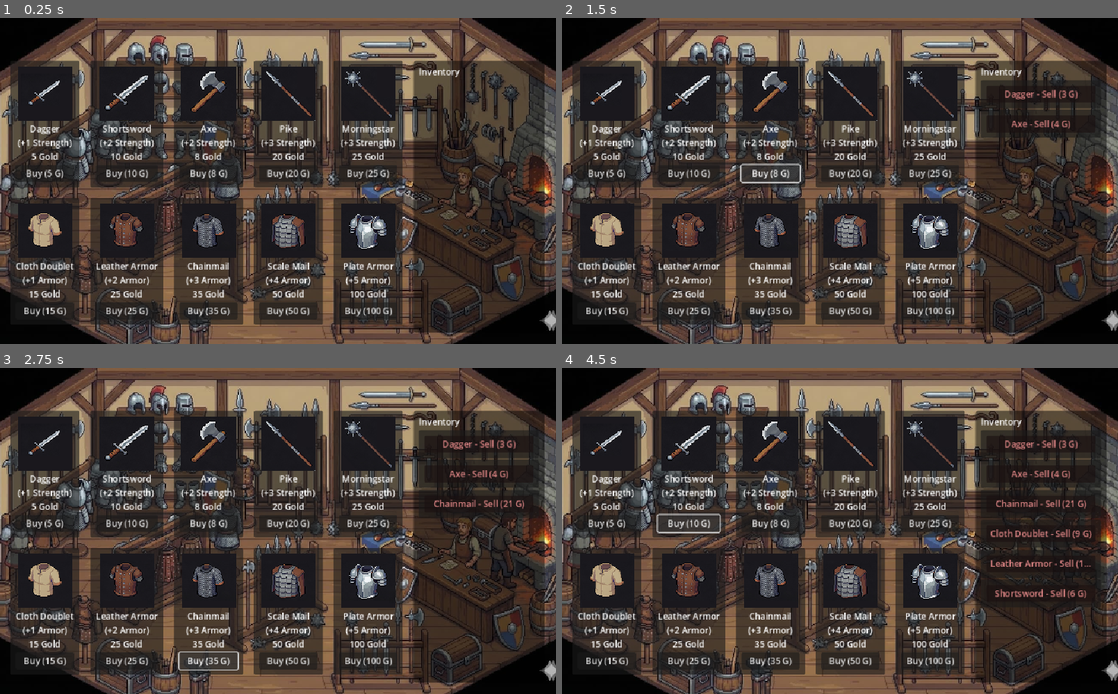
Above: before the commit, frames 1-4 (two rows, left to right).
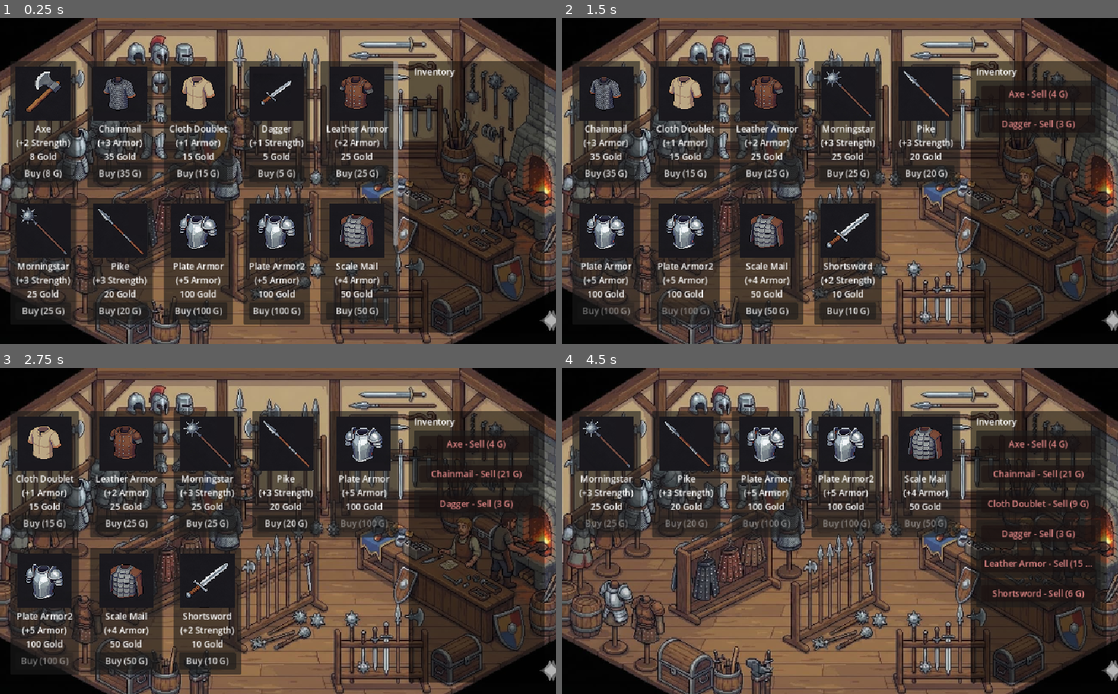
Above: after the commit, the same moments.

Repository: Plata101/Arena-In-Luskan-Godot
Game: Godot game, scene res://scenes/armory.tscn
Two runs of this game, one before a commit and one after it. Both use one fixed random seed, a clock stepped at 60 frames per second and the inputs below. This scene is started directly instead of the project's main scene. The engine's default icon, where the game draws it, is replaced by a stand-in: a white triangle on a blue panel in a dark square.
Inputs:
- Up to frame 1 (0.25 s): no input
- Up to frame 2 (1.5 s): click "Buy (5 G)" at 0.5 s; click "Buy (8 G)" at 1.25 s
- Up to frame 3 (2.75 s): click "Buy (35 G)" at 2 s
- Up to frame 4 (4.5 s): click "Buy (15 G)" at 2.75 s; click "Buy (25 G)" at 3.5 s; click "Buy (10 G)" at 4.25 s

The runs differ from the first frame. In frame 1, 23% of the frame differs, in the area x 2-95%, y 13-97%; in frame 2, 18%; in frame 3, 19%; in frame 4, 31%, in the area x 1-97%, y 13-97%.

Commit message:
Armory Inventory Scroll

Diff:
--- a/scenes/armory.tscn
+++ b/scenes/armory.tscn
@@ -60,7 +60,12 @@
 size_flags_vertical = 3
 theme_override_constants/separation = 20
 
-[node name="GridContainer" type="GridContainer" parent="MarginContainer/VBoxContainer/MainContent"]
+[node name="ScrollContainer" type="ScrollContainer" parent="MarginContainer/VBoxContainer/MainContent"]
+layout_mode = 2
+size_flags_horizontal = 3
+horizontal_scroll_mode = 0
+
+[node name="GridContainer" type="GridContainer" parent="MarginContainer/VBoxContainer/MainContent/ScrollContainer"]
 unique_name_in_owner = true
 layout_mode = 2
 size_flags_horizontal = 3
@@ -70,8 +75,9 @@
 columns = 5
 
 [node name="PanelContainer" type="PanelContainer" parent="MarginContainer/VBoxContainer/MainContent"]
+clip_contents = true
+custom_minimum_size = Vector2(250, 0)
 layout_mode = 2
-size_flags_horizontal = 3
 theme_override_styles/panel = SubResource("StyleBoxFlat_48su1")
 
 [node name="InventoryContainer" type="VBoxContainer" parent="MarginContainer/VBoxContainer/MainContent/PanelContainer"]
@@ -83,6 +89,13 @@
 layout_mode = 2
 text = "Inventory"
 
-[node name="InventoryGrid" type="GridContainer" parent="MarginContainer/VBoxContainer/MainContent/PanelContainer/InventoryContainer"]
+[node name="ScrollContainer" type="ScrollContainer" parent="MarginContainer/VBoxContainer/MainContent/PanelContainer/InventoryContainer"]
+layout_mode = 2
+size_flags_vertical = 3
+horizontal_scroll_mode = 0
+
+[node name="InventoryGrid" type="GridContainer" parent="MarginContainer/VBoxContainer/MainContent/PanelContainer/InventoryContainer/ScrollContainer"]
 unique_name_in_owner = true
 layout_mode = 2
+size_flags_horizontal = 3
+size_flags_vertical = 3
--- a/scripts/Armory.gd
+++ b/scripts/Armory.gd
@@ -1,74 +1,55 @@
 extends Control
 
-# UI Referenzen
 @onready var gridContainer = %GridContainer
 @onready var inventoryGrid = %InventoryGrid
 @onready var blackOverlay = %BlackOverlay
 
-# Vorlage laden
 var shopItemScene = preload("res://scenes/shop_item.tscn")
 
-# Variable um zu merken, wie voll das Inventar ist (für Updates)
 var currentInventorySize = 0
-
-# Daten-Liste
-var shopInventory = [
-	# --- WAFFEN ---
-	{"name": "Dagger", "type": "Strength", "bonus": 1, "price": 5, "icon": "res://assets/sprites/dagger.png"},
-	{"name": "Shortsword", "type": "Strength", "bonus": 2, "price": 10, "icon": "res://assets/sprites/sword.png"},
-	{"name": "Axe", "type": "Strength", "bonus": 2, "price": 8, "icon": "res://assets/sprites/axe.png"},
-	{"name": "Pike", "type": "Strength", "bonus": 3, "price": 20, "icon": "res://assets/sprites/pike.png"},
-	{"name": "Morningstar", "type": "Strength", "bonus": 3, "price": 25, "icon": "res://assets/sprites/morningstar.png"},
-
-	# --- ARMOR ---
-	{"name": "Cloth Doublet", "type": "Armor", "bonus": 1, "price": 15, "icon": "res://assets/sprites/studded.png"},
-	{"name": "Leather Armor", "type": "Armor", "bonus": 2, "price": 25, "icon": "res://assets/sprites/leather.png"},
-	{"name": "Chainmail", "type": "Armor", "bonus": 3, "price": 35, "icon": "res://assets/sprites/chain.png"},
-	{"name": "Scale Mail", "type": "Armor", "bonus": 4, "price": 50, "icon": "res://assets/sprites/scale.png"},
-	{"name": "Plate Armor", "type": "Armor", "bonus": 5, "price": 100, "icon": "res://assets/sprites/plate.png"}
-]
+var currentShopSize = 0 # NEU: Größe des Shops merken
 
 func _ready():
-	update_ui()
-	generate_shop_items()
-	update_inventory_view() # NEU: Initiales Laden des Inventars
+	update_shop_view() # <--- Geändert
+	update_inventory_view()
 
 func update_ui():
-
-	# Alle items im Shop aktualisieren (Buttons disablen wenn zu teuer)
 	var allItems = gridContainer.get_children()
-
 	for item in allItems:
 		if item.has_method("check_affordability"):
 			item.check_affordability()
 
-func generate_shop_items():
-	for itemData in shopInventory:
+# NEUE FUNKTION: Baut den Shop komplett auf
+func update_shop_view():
+	# 1. Alte Shop-UI löschen
+	for child in gridContainer.get_children():
+		child.queue_free()
+
+	# 2. Aus GameManager neu laden
+	for itemData in GameManager.shop_inventory:
 		var newItem = shopItemScene.instantiate()
 		gridContainer.add_child(newItem)
-
-		# WICHTIG: false übergeben für Shop-Modus (Kaufen)
 		newItem.set_item_data(itemData, false)
 
-# NEU: Diese Funktion kümmert sich um die rechte Seite (Inventar)
+	currentShopSize = GameManager.shop_inventory.size()
+	update_ui() # Checkt, ob wir genug Geld haben
+
 func update_inventory_view():
-	# 1. Altes Inventar UI löschen (aufräumen)
 	for child in inventoryGrid.get_children():
 		child.queue_free()
 
-	# 2. Neues Inventar basierend auf GameManager aufbauen
 	for itemData in GameManager.inventory:
 		var newItem = shopItemScene.instantiate()
 		inventoryGrid.add_child(newItem)
-
-		# WICHTIG: true übergeben für Inventar-Modus (Verkaufen)
 		newItem.set_item_data(itemData, true)
 
-	# Größe merken, damit wir im _process wissen, wann sich was geändert hat
 	currentInventorySize = GameManager.inventory.size()
 
 func _process(delta):
-
-	# NEU: Update Inventory Anzeige (wenn Items gekauft/verkauft wurden)
+	# Update Inventar (wenn Items gekauft/verkauft wurden)
 	if GameManager.inventory.size() != currentInventorySize:
 		update_inventory_view()
+
+	# NEU: Update Shop (wenn Items aus dem Shop verschwinden/auftauchen)
+	if GameManager.shop_inventory.size() != currentShopSize:
+		update_shop_view()
--- a/scripts/GameManager.gd
+++ b/scripts/GameManager.gd
@@ -30,6 +30,24 @@
 
 # Inventory
 
+var shop_inventory: Array = [
+	# --- WAFFEN ---
+	{"name": "Dagger", "type": "Strength", "bonus": 1, "price": 5, "icon": "res://assets/sprites/dagger.png"},
+	{"name": "Shortsword", "type": "Strength", "bonus": 2, "price": 10, "icon": "res://assets/sprites/sword.png"},
+	{"name": "Axe", "type": "Strength", "bonus": 2, "price": 8, "icon": "res://assets/sprites/axe.png"},
+	{"name": "Pike", "type": "Strength", "bonus": 3, "price": 20, "icon": "res://assets/sprites/pike.png"},
+	{"name": "Morningstar", "type": "Strength", "bonus": 3, "price": 25, "icon": "res://assets/sprites/morningstar.png"},
+
+	# --- ARMOR ---
+	{"name": "Cloth Doublet", "type": "Armor", "bonus": 1, "price": 15, "icon": "res://assets/sprites/studded.png"},
+	{"name": "Leather Armor", "type": "Armor", "bonus": 2, "price": 25, "icon": "res://assets/sprites/leather.png"},
+	{"name": "Chainmail", "type": "Armor", "bonus": 3, "price": 35, "icon": "res://assets/sprites/chain.png"},
+	{"name": "Scale Mail", "type": "Armor", "bonus": 4, "price": 50, "icon": "res://assets/sprites/scale.png"},
+	{"name": "Plate Armor", "type": "Armor", "bonus": 5, "price": 100, "icon": "res://assets/sprites/plate.png"},
+	{"name": "Plate Armor2", "type": "Armor", "bonus": 5, "price": 100, "icon": "res://assets/sprites/plate.png"}
+]
+
+# Player Inventory
 var inventory: Array = []
 
 var currentEnemy = {} # Hier speichern wir das ausgewählte Monster vor dem Szenenwechsel
@@ -37,6 +55,17 @@
 # NEUE VARIABLEN FÜR DEN LOOP
 var current_day = 1
 var is_night = false
+
+
+func _ready():
+	# Sortiert den Shop direkt beim Start einmal durch
+	sort_inventories()
+
+func sort_inventories():
+	# Sortiert beide Arrays alphabetisch (A-Z) basierend auf dem "name"-Wert
+	shop_inventory.sort_custom(func(a, b): return a["name"] < b["name"])
+	inventory.sort_custom(func(a, b): return a["name"] < b["name"])
+
 
 # Neue Funktion für Szenenwechsel
 func change_scene(new_scene_path: String):
--- a/scripts/shop_item.gd
+++ b/scripts/shop_item.gd
@@ -64,36 +64,40 @@
 # --- LOGIK FÜR KAUFEN ---
 func buy_item():
 	if GameManager.currentGold >= itemData["price"]:
-		# 1. Bezahlen
 		GameManager.currentGold -= itemData["price"]
 
-		# 3. WICHTIG: Item ins globale Inventar legen!
+		# 1. Aus dem Shop löschen
+		GameManager.shop_inventory.erase(itemData)
+
+		# 2. Ins Spieler-Inventar legen
 		GameManager.inventory.append(itemData)
-		# 4. Update Gold Label
+
+		# --- NEU: Listen direkt neu sortieren ---
+		GameManager.sort_inventories()
+
 		if GameManager.main_node:
 			GameManager.main_node.update_ui()
-
 		print("Purchased: ", itemData["name"])
 
-		# UI Check triggern (via Armory update)
-		# Da wir keine Signale nutzen, warten wir auf den _process loop der Armory
-
-# --- LOGIK FÜR VERKAUFEN ---
 func sell_item():
-	# 1. Geld zurück (60%)
 	var sellPrice = int(itemData["price"] * 0.6)
 	GameManager.currentGold += sellPrice
 
+	if GameManager.equipped_weapon == itemData:
+		GameManager.equipped_weapon = null
+	elif GameManager.equipped_armor == itemData:
+		GameManager.equipped_armor = null
 
-	# 3. Aus globalem Inventar löschen
-	# erase entfernt das erste Vorkommen dieses Daten-Objekts
+	# 1. Aus dem Spieler-Inventar löschen
 	GameManager.inventory.erase(itemData)
 
-	# 4. Update Gold Label
+	# 2. Zurück in den Shop legen
+	GameManager.shop_inventory.append(itemData)
+
+	# --- NEU: Listen direkt neu sortieren ---
+	GameManager.sort_inventories()
+
 	if GameManager.main_node:
 		GameManager.main_node.update_ui()
-
 	print("Sold: ", itemData["name"])
-
-	# 4. Item aus der UI entfernen (Selbstzerstörung)
 	queue_free()
